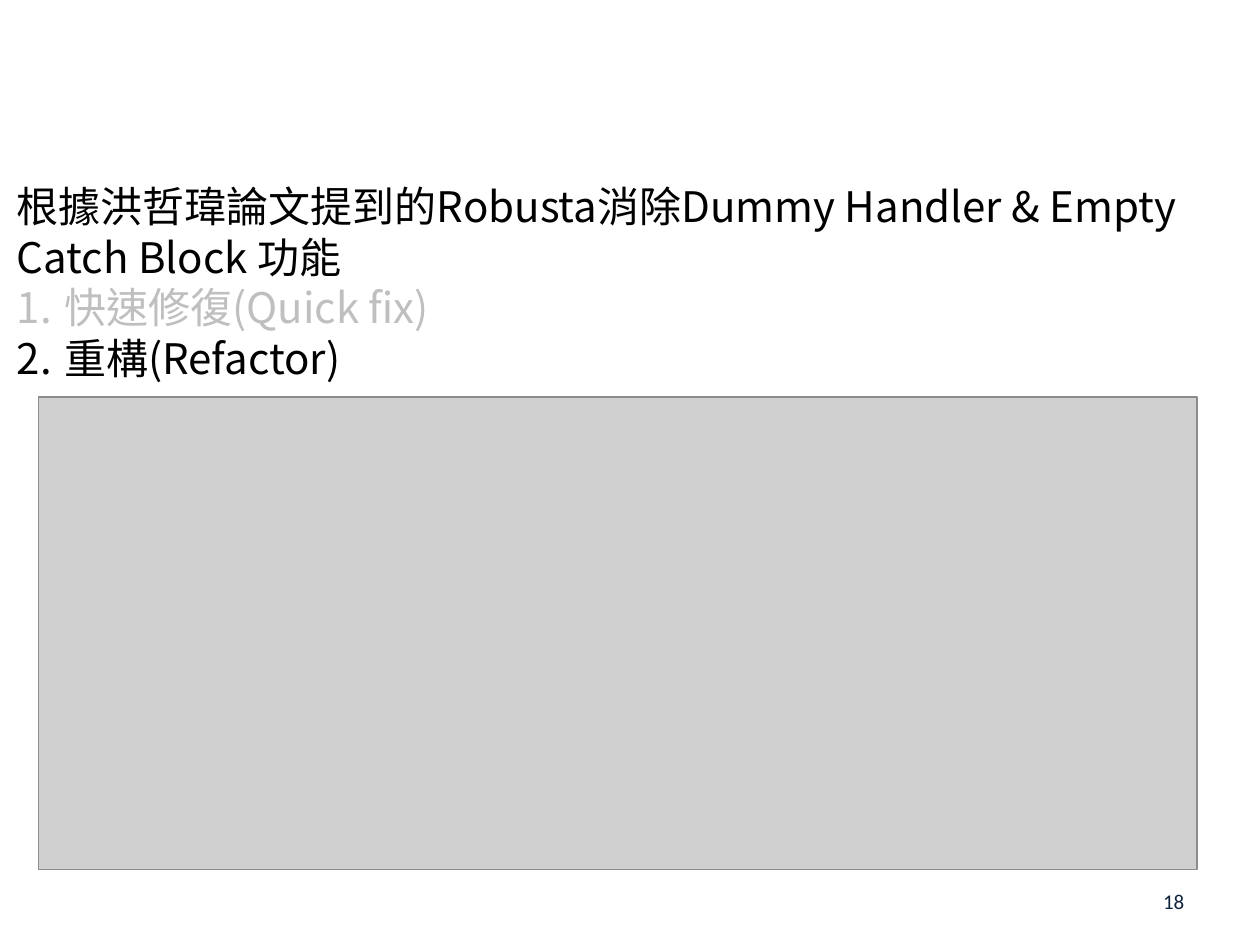
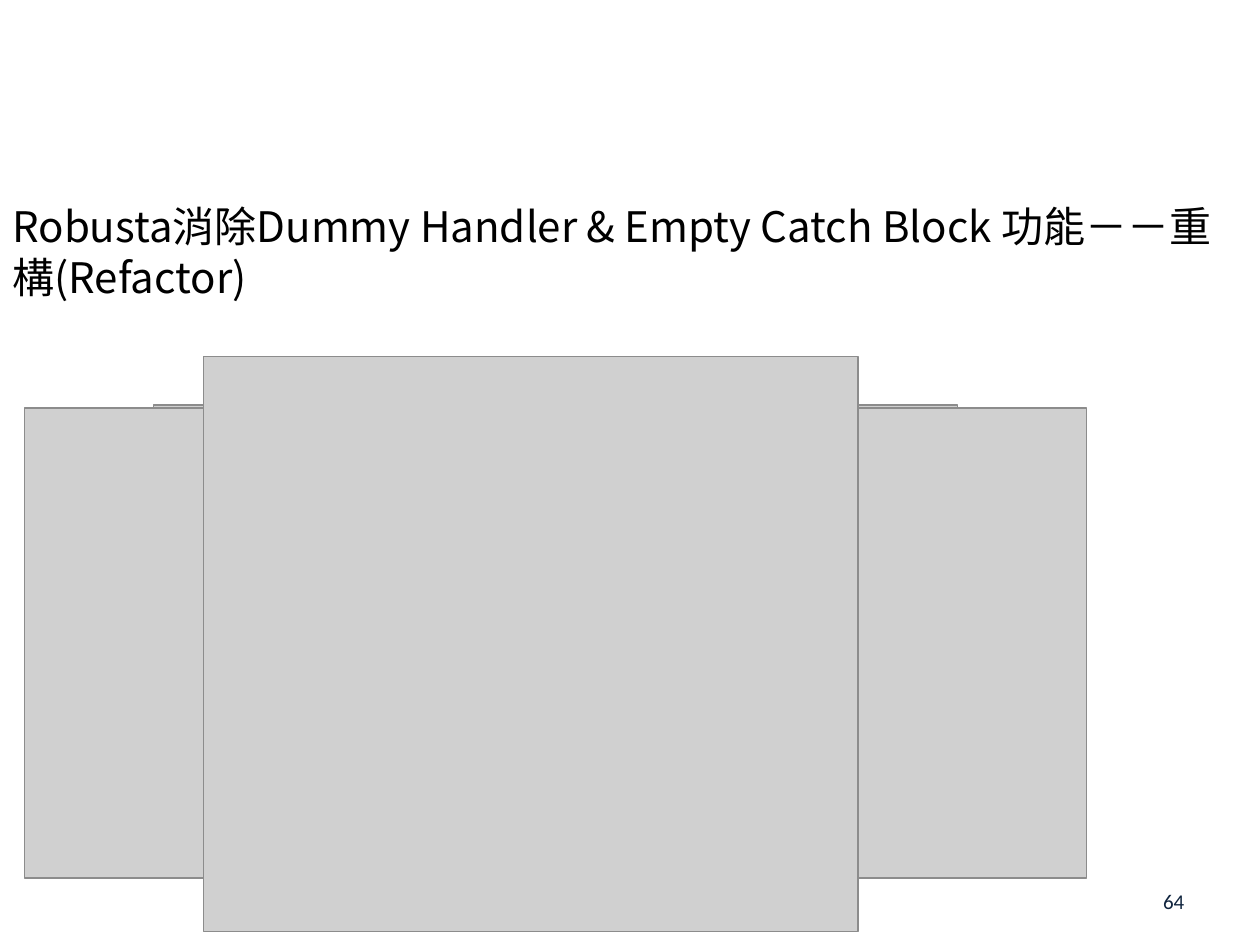
Before and after one commit to s7130457/thesis, a slide deck: slide 64 of 楊雅雯-口試投影片.pptx (slide 18 before the commit). Drawn at 1260x945 pixels with LibreOffice and Linux fonts; fonts in the diff are those of the drawing; grey boxes stand for pictures; background and template pictures are left out. Boxes give left, top, right and bottom in pixels: in the first picture for what was removed or moved away, otherwise in the second. Text is boxed around its words. In the diff, an @@ line names an element or a change of style, - is before the commit and + after.

```diff
--- a/楊雅雯-口試投影片.pptx
+++ b/楊雅雯-口試投影片.pptx
@@ title "Dummy Handler & Empty Catch ..." rewrapped from (297, 186, 970, 191) to (63, 6, 1197, 164) @@
@@ text at (12, 206, 1211, 301): text changed @@
-根據洪哲瑋論文提到的Robusta消除Dummy Handler & Empty Catch Block 功能
-1. 快速修復(Quick fix)
-2. 重構(Refactor)
+Robusta消除Dummy Handler & Empty Catch Block 功能－－重構(Refactor)
@@ picture added at (203, 357, 858, 931) @@
@@ picture: place and size @@
-picture at (39, 397, 1197, 869)
+picture at (24, 408, 1086, 878)
@@ picture added at (154, 404, 958, 850) @@
@@ page number at (1163, 894, 1184, 909): text changed @@
-18
+64
```
Also in this commit, not shown: 12 other slides changed, 3 slides added.
